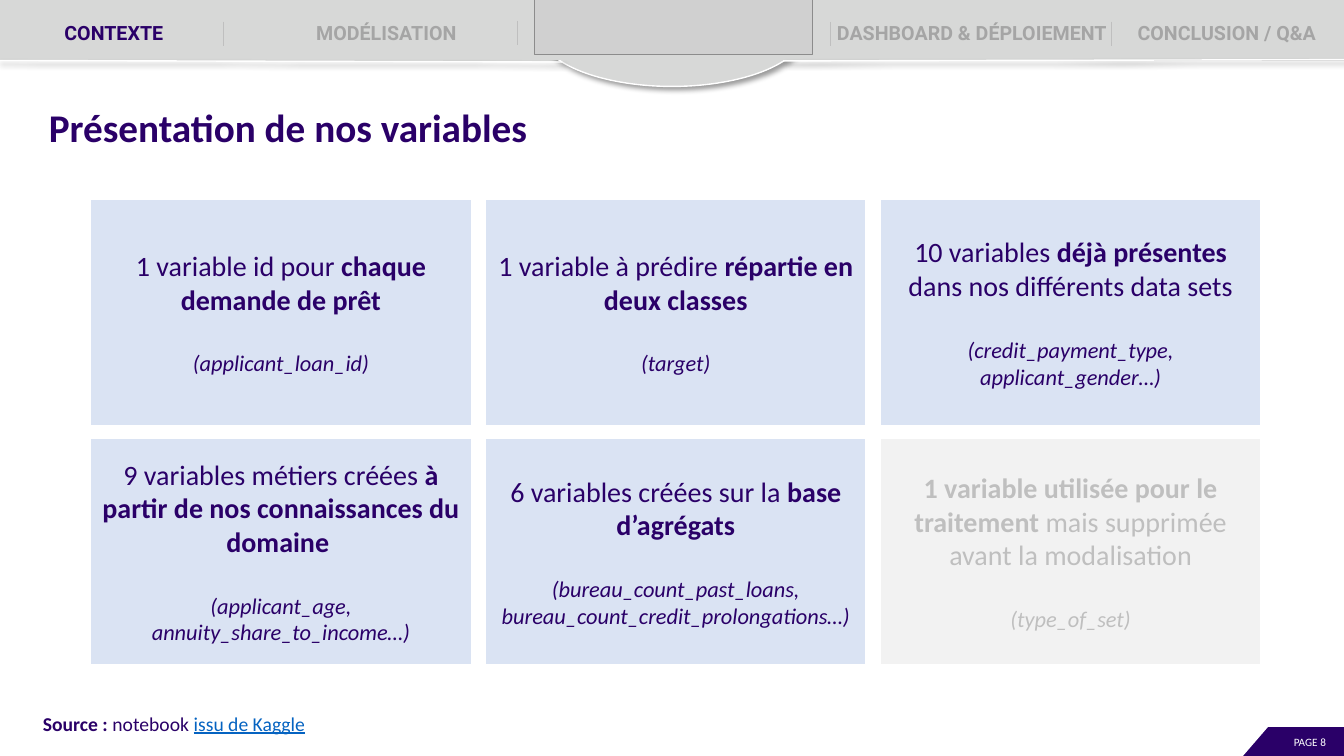
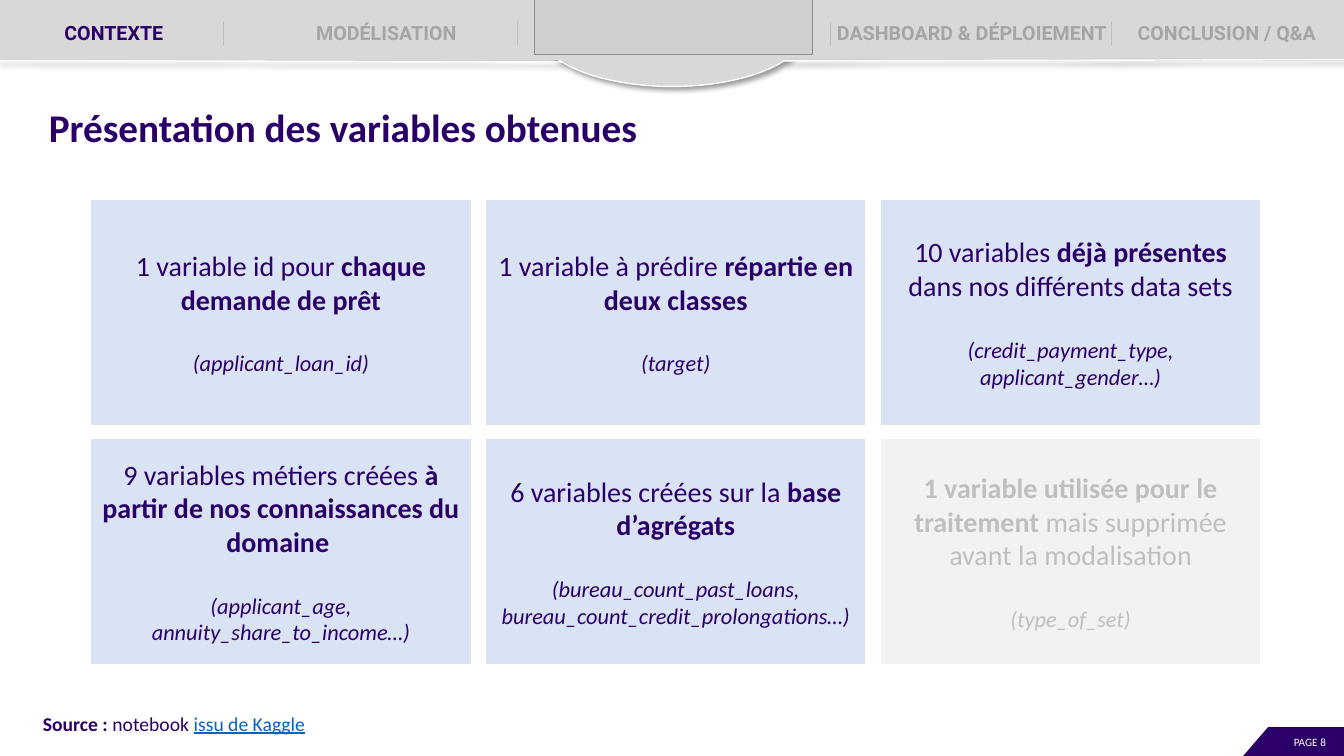
Before and after one commit to EtudiantOC2/implement_scoring_model_v2, a slide deck: slide 8 of evaluation/P7_Presentation.pptx. Drawn at 1344x756 pixels with LibreOffice and Linux fonts; fonts in the diff are those of the drawing; grey boxes stand for pictures. Boxes give left, top, right and bottom in pixels: in the first picture for what was removed or moved away, otherwise in the second. Text is boxed around its words. In the diff, an @@ line names an element or a change of style, - is before the commit and + after.

```diff
--- a/evaluation/P7_Presentation.pptx
+++ b/evaluation/P7_Presentation.pptx
@@ text at [49, 114, 637, 143]: text changed @@
-Présentation de nos variables
+Présentation des variables obtenues
```
Also in this commit, not shown: 10 other slides changed, 1 slide added, 1 other file.
